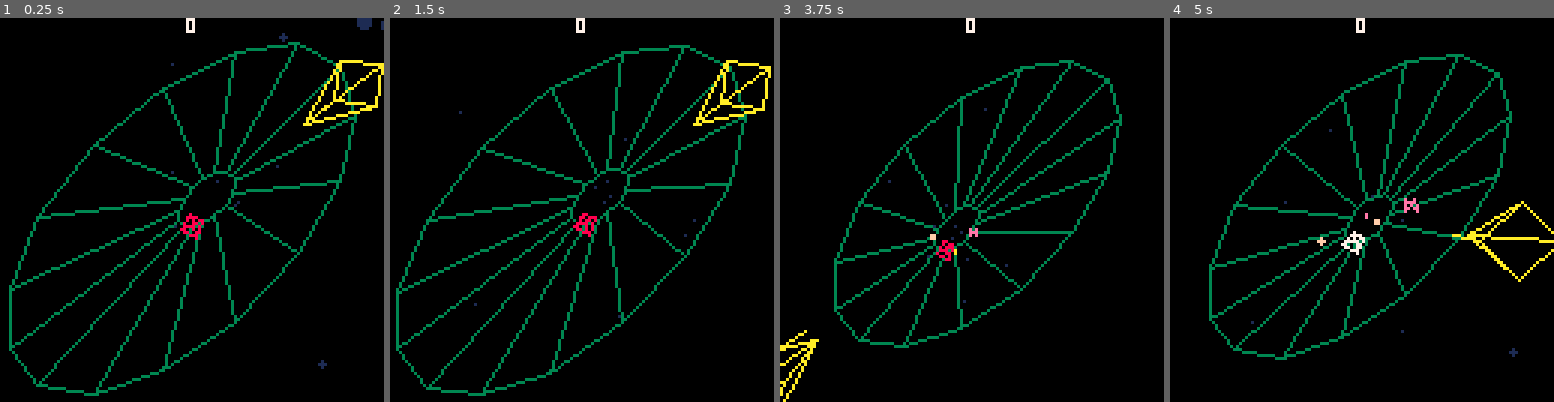
Above: before the commit, frames 1-4 (left to right).
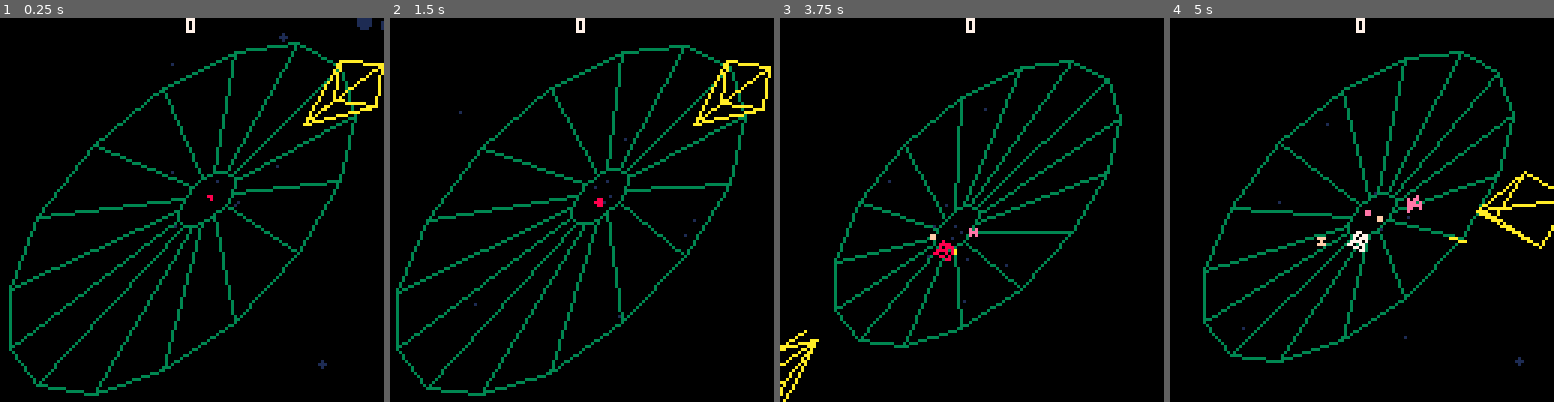
Above: after the commit, the same moments.

Repository: tesselode/web-pilot
Game: PICO-8 cartridge t1k.p8
Same seed, same stepped clock (60 frames per second), same inputs: the game is played once before the commit and once after it.
Inputs:
- Up to frame 1 (0.25 s): no input
- Up to frame 2 (1.5 s): tap X (X key) at 0.33, 1.07 s; tap O (Z key) at 0.7 s
- Up to frame 3 (3.75 s): hold Right 1.6-2.1 s; tap O (Z key) every 0.4 s from 1.7 to 3.7 s; tap X (X key) at 1.85, 2.97 s; hold Right 2.47-3.03 s; hold Left 3.08-3.58 s
- Up to frame 4 (5 s): hold Right 4.02-4.68 s; tap X (X key) at 4.08 s; tap O (Z key) at 4.1, 4.5, 4.9 s

The runs differ from the first frame. In frame 1, 0.2% of the frame differs, in the area x 46-56%, y 46-58%; in frame 2, 0.2%; in frame 3, less than 0.1%; in frame 4, 7.3%, in the area x 8-100%, y 8-91%.

Commit message:
thwomp polish

Diff:
--- a/t1k.p8
+++ b/t1k.p8
@@ -16,6 +16,9 @@
 	spawn = 14,
 	recharge = 15,
 	bonus = 16,
+	thwomp_arrived = 17,
+	thwomp_stomped = 18,
+	thwomp_hit = 19,
 }
 local freeze_frames = 0
 local screen_shake = {
@@ -582,7 +585,7 @@
 	self.web = web
 	self.position = flr(rnd(#self.web.points)) + .5
 	self.h = 0
-	self.z = .9
+	self.z = .75
 	self.jump_timer = self.min_jump_interval + rnd(self.max_jump_interval - self.min_jump_interval)
 	self.jumping = false
 	self.vp = 0
@@ -593,6 +596,13 @@
 end
 
 function class.thwomp:update()
+	if self.z < self.web.min_z then
+		self.z += .001
+		if self.z >= self.web.min_z then
+			sfx(sound.thwomp_arrived, 2)
+		end
+		return
+	end
 	if self.jumping then
 		self.vh -= self.gravity
 		self.h += self.vh
@@ -611,8 +621,15 @@
 			self.jump_timer += self.min_jump_interval + rnd(self.max_jump_interval - self.min_jump_interval)
 			self.jumping = true
 			self.vh = self.jump_power
-			self.vp = -.01 + rnd(.01)
-			self.vz = .0001
+			self.vp = -.1 + rnd(.2)
+			if self.z < self.web.min_z + .1 then
+				self.vz = .0002
+			elseif self.z > self.web.max_z - .1 then
+				self.vz = -.0002
+			else
+				self.vz = -.0002 + rnd(.0002)
+			end
+			sfx(sound.jump, 2)
 		end
 	end
 	self.flash_timer -= 1
@@ -621,6 +638,7 @@
 function class.thwomp:die()
 	self.dead = true
 	conversation:say('enemy killed', self)
+	sfx(sound.thwomp_stomped, 2)
 end
 
 function class.thwomp:collide(other)
@@ -630,6 +648,7 @@
 			self:die()
 		else
 			self.flash_timer = 4
+			sfx(sound.thwomp_hit, 0)
 		end
 	end
 end
@@ -804,6 +823,7 @@
 		end),
 		conversation:listen('thwomp landed', function()
 			self.player:stun()
+			sfx(sound.thwomp_stomped, 2)
 		end)
 	}
 end
Not shown, changed: the sound effects (__sfx__) section of t1k.p8
